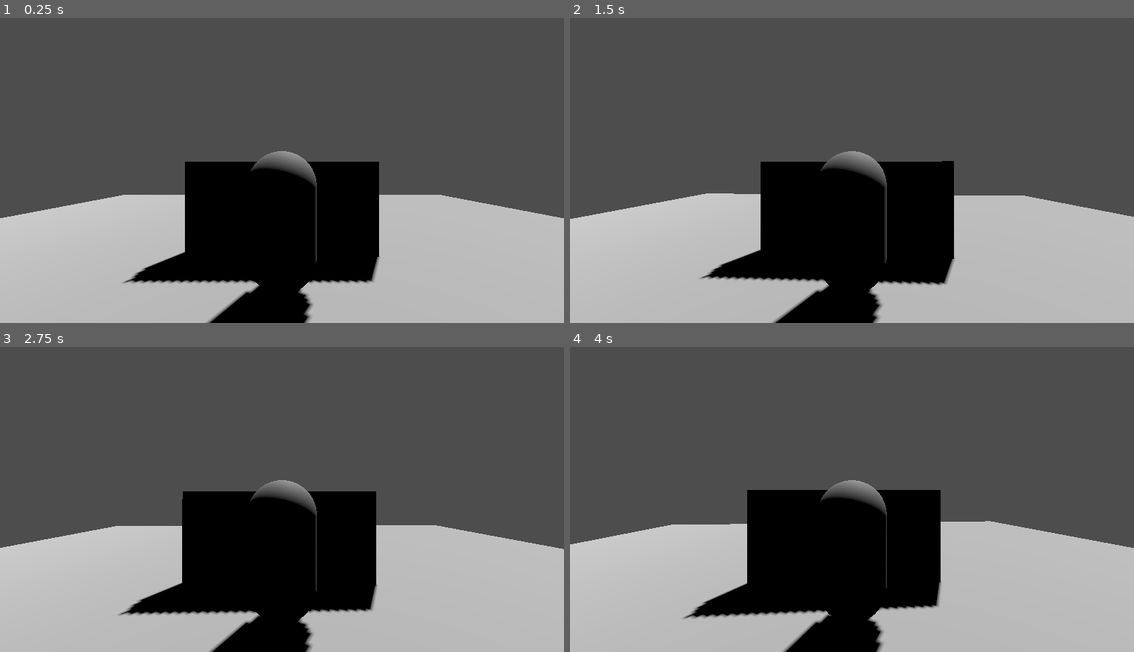
Above: before the commit, frames 1-4 (two rows, left to right).
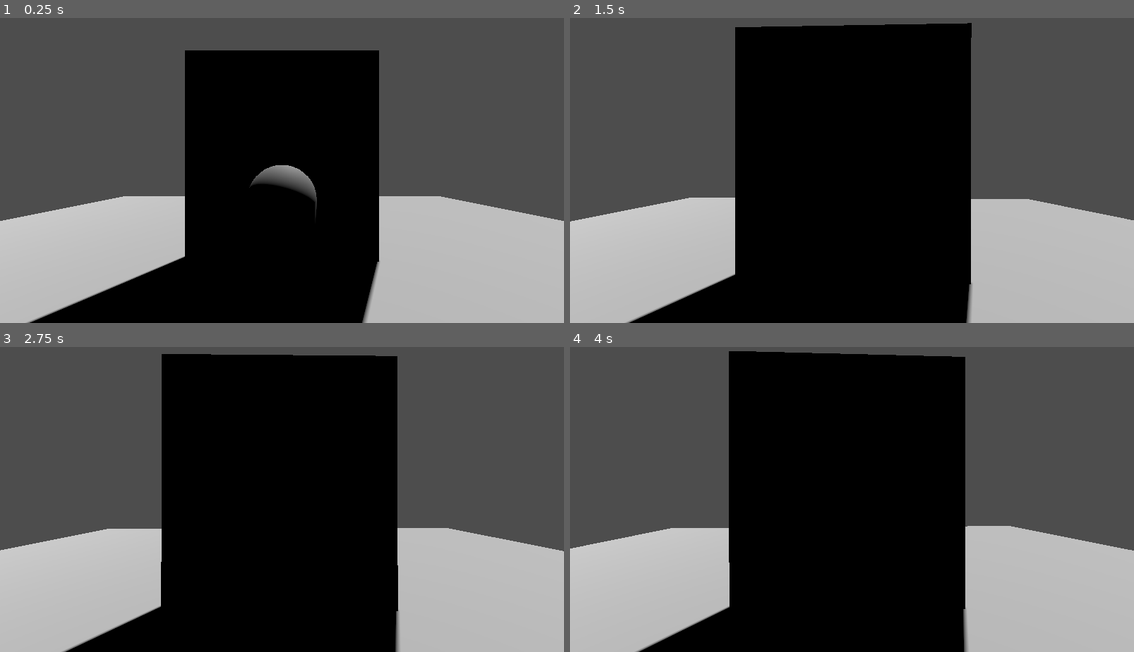
Above: after the commit, the same moments.

Repository: lilsgalo/godot_3rd_person_character_controller
Game: Godot game, scene res://Main.tscn
Same seed, same stepped clock (60 frames per second), same inputs: the game is played once before the commit and once after it. Before the commit the project has no main scene; this scene is started directly in both runs.
Inputs (mouse positions are in pixels of both pictures, inside the frame that each line leads up to):
- Up to frame 1 (0.25 s): no input
- Up to frame 2 (1.5 s): tap Enter at 0.5 s; move the mouse to (880, 164) at 0.52 s; hold Shift (sprint) 0.53-1.28 s; hold W (forward) from 0.53 s (still down); tap Space at 1.25 s; move the mouse to (823, 167) at 1.27 s; tap Shift (sprint) at 1.35 s
- Up to frame 3 (2.75 s): keep holding W (forward); tap Enter at 2 s; move the mouse to (293, 487) at 2.02 s; hold Shift (sprint) from 2.03 s (still down)
- Up to frame 4 (4 s): keep holding W (forward); tap Space at 2.75 s; move the mouse to (846, 499) at 2.77 s; release Shift (sprint) at 2.78 s; tap Shift (sprint) at 2.85 s; tap Enter at 3.5 s; move the mouse to (891, 496) at 3.52 s; hold Shift (sprint) from 3.53 s (still down)

The runs differ from the first frame. In frame 1, 20% of the frame differs, in the area x 0-100%, y 10-100%; in frame 2, 28%, in the area x 0-100%, y 1-100%; in frame 3, 28%; in frame 4, 28%.

Commit message:
added player movement towards camera direction

Diff:
--- a/Main.gd
+++ b/Main.gd
@@ -8,6 +8,9 @@
 
 func _input(event: InputEvent) -> void:
 	if event.is_action_pressed("escape"):
+		get_tree().quit()
+
+	if event.is_action_pressed("f1"):
 		if mouseCaptured:
 			Input.mouse_mode = Input.MOUSE_MODE_VISIBLE
 			mouseCaptured = false
--- a/Main.tscn
+++ b/Main.tscn
@@ -1,22 +1,7 @@
-[gd_scene load_steps=12 format=3 uid="uid://lnpyfg5a8b4r"]
+[gd_scene format=3 uid="uid://lnpyfg5a8b4r"]
 
 [ext_resource type="Script" uid="uid://dhhifv4w5ed3k" path="res://Main.gd" id="1_r0du0"]
-[ext_resource type="Script" uid="uid://cawwqnjn3boev" path="res://Player/Player.gd" id="2_r0du0"]
-[ext_resource type="Script" uid="uid://twfs6aeijxgv" path="res://Player/PlayerCamera.gd" id="3_fos0i"]
-
-[sub_resource type="CapsuleShape3D" id="CapsuleShape3D_lgr22"]
-
-[sub_resource type="CapsuleMesh" id="CapsuleMesh_trn2v"]
-
-[sub_resource type="StandardMaterial3D" id="StandardMaterial3D_r0du0"]
-albedo_color = Color(0.40784314, 1, 1, 1)
-
-[sub_resource type="SphereMesh" id="SphereMesh_cm0pq"]
-material = SubResource("StandardMaterial3D_r0du0")
-height = 0.5
-
-[sub_resource type="SphereShape3D" id="SphereShape3D_r0du0"]
-radius = 0.07
+[ext_resource type="PackedScene" uid="uid://c7mpchsvfm0r8" path="res://Player/Player.tscn" id="2_uu6xs"]
 
 [sub_resource type="StandardMaterial3D" id="StandardMaterial3D_3dxm6"]
 albedo_color = Color(0.7578125, 0.7578125, 0.7578125, 1)
@@ -28,54 +13,25 @@
 [sub_resource type="BoxMesh" id="BoxMesh_cm0pq"]
 size = Vector3(4, 2, 0.5)
 
-[node name="Main" type="Node3D"]
+[node name="Main" type="Node3D" unique_id=1635527177]
 script = ExtResource("1_r0du0")
 
-[node name="DirectionalLight3D" type="DirectionalLight3D" parent="."]
+[node name="DirectionalLight3D" type="DirectionalLight3D" parent="." unique_id=140931439]
 transform = Transform3D(-0.8660254, -0.43301278, 0.25, 0, 0.49999997, 0.86602545, -0.50000006, 0.75, -0.43301266, 0, 7.990693, 0)
 shadow_enabled = true
 
-[node name="Player" type="CharacterBody3D" parent="."]
-transform = Transform3D(1, 0, 0, 0, 1, 0, 0, 0, 1, 0, 1.2, 0)
-collision_mask = 14
-script = ExtResource("2_r0du0")
+[node name="Player" parent="." unique_id=821907494 instance=ExtResource("2_uu6xs")]
+transform = Transform3D(1, 0, 0, 0, 1, 0, 0, 0, 1, 0, 1, 0)
 
-[node name="CollisionShape3D" type="CollisionShape3D" parent="Player"]
-shape = SubResource("CapsuleShape3D_lgr22")
+[node name="Area" type="Node3D" parent="." unique_id=1542558787]
 
-[node name="MeshRoot" type="Node3D" parent="Player"]
-
-[node name="PlayerMesh" type="MeshInstance3D" parent="Player/MeshRoot"]
-mesh = SubResource("CapsuleMesh_trn2v")
-skeleton = NodePath("../..")
-
-[node name="Glasses" type="MeshInstance3D" parent="Player/MeshRoot/PlayerMesh"]
-transform = Transform3D(0.9445855, 0, 0, 0, 1.5787053, 0, 0, 0, 1, 0, 0.4939959, -0.019959807)
-mesh = SubResource("SphereMesh_cm0pq")
-
-[node name="CameraRoot" type="Node3D" parent="Player"]
-transform = Transform3D(1, 0, 0, 0, 1, 0, 0, 0, 1, 0, 1.1391876, 0)
-script = ExtResource("3_fos0i")
-
-[node name="CamH" type="Node3D" parent="Player/CameraRoot"]
-transform = Transform3D(1, 0, 0, 0, 1, 0, 0, 0, 1, 0, -0.33760476, 0)
-
-[node name="CamV" type="Node3D" parent="Player/CameraRoot/CamH"]
-
-[node name="CameraArm" type="SpringArm3D" parent="Player/CameraRoot/CamH/CamV"]
-shape = SubResource("SphereShape3D_r0du0")
-spring_length = 3.0
-
-[node name="Camera" type="Camera3D" parent="Player/CameraRoot/CamH/CamV/CameraArm"]
-
-[node name="Area" type="Node3D" parent="."]
-
-[node name="Ground" type="CSGMesh3D" parent="Area"]
+[node name="Ground" type="CSGMesh3D" parent="Area" unique_id=1643899743]
 use_collision = true
 collision_layer = 2
 mesh = SubResource("BoxMesh_7dm0k")
 
-[node name="Wall" type="CSGMesh3D" parent="Area"]
-transform = Transform3D(1, 0, 0, 0, 1, 0, 0, 0, 1, 0, 1.070091, -1.5171711)
+[node name="Wall" type="CSGMesh3D" parent="Area" unique_id=1822559874]
+transform = Transform3D(1, 0, 0, 0, 2.221802, 0, 0, 0, 1, 0, 2.2462835, -1.5171711)
 use_collision = true
+collision_layer = 4
 mesh = SubResource("BoxMesh_cm0pq")
--- /dev/null
+++ b/Player/MovementController.gd
@@ -0,0 +1,32 @@
+extends Node
+
+@export var Player: CharacterBody3D
+@export var MeshRoot: Node3D
+@export var RotationSpeed: float = 8
+
+var Direction: Vector3
+var Velocity: Vector3
+var Acceleration: float
+var Speed: float
+var CameraRotation: float
+
+func _physics_process(delta: float) -> void:
+	Velocity.x = Speed * Direction.normalized().x
+	Velocity.z = Speed * Direction.normalized().z
+
+	Player.velocity = Player.velocity.lerp(Velocity, Acceleration * delta)
+	Player.move_and_slide()
+
+	var targetDirection = Vector3(-Direction.x, Direction.y, -Direction.z)
+	var targetRotation = atan2(targetDirection.x, targetDirection.z) - Player.rotation.y
+	MeshRoot.rotation.y = lerp_angle(MeshRoot.rotation.y, targetRotation, RotationSpeed * delta)
+
+func _on_player_set_movement_state(movementState: MovementState) -> void:
+	Speed = movementState.MovementSpeed
+	Acceleration = movementState.Acceleration
+
+func _on_player_set_movement_direction(movementDirection: Vector3) -> void:
+	Direction = movementDirection.rotated(Vector3.UP, CameraRotation)
+
+func _on_camera_root_set_camera_rotation(cameraRotation: float) -> void:
+	CameraRotation = cameraRotation
--- a/Player/Player.gd
+++ b/Player/Player.gd
@@ -1,19 +1,35 @@
 extends CharacterBody3D
 signal SetMovementState(movementState: MovementState)
+signal SetMovementDirection(movementDirection: Vector3)
 
 var MovementStates: Dictionary = {
-	"idle": "uid://cp4hibt7k7ajl",
-	"walk": "uid://tuwq3y8d4s1i",
-	"run": "uid://bisq4xxmxfruh"
+	"idle": preload("uid://cp4hibt7k7ajl"),
+	"walk": preload("uid://tuwq3y8d4s1i"),
+	"run": preload("uid://bisq4xxmxfruh"),
 }
 
 var MovementDirection: Vector3
 
 func _ready() -> void:
 	SetMovementState.emit(MovementStates["idle"])
+	SetMovementDirection.emit(Vector3.FORWARD)
 
 func _input(event: InputEvent) -> void:
-	#var input_dir = Input.get_vector("left", "right", "up", "down")
 	if event.is_action("movement"):
-		MovementDirection.x = Input.get_action_strength("left") - Input.get_action_strength("right")
-		MovementDirection.y = Input.get_action_strength("forward") - Input.get_action_strength("back")
+		MovementDirection.x = Input.get_action_strength("right") - Input.get_action_strength("left")
+		MovementDirection.z = Input.get_action_strength("back") - Input.get_action_strength("forward")
+
+		if IsMoving():
+			if Input.is_action_pressed("sprint"):
+				SetMovementState.emit(MovementStates["run"])
+			else:
+				SetMovementState.emit(MovementStates["walk"])
+		else:
+			SetMovementState.emit(MovementStates["idle"])
+
+func _physics_process(_delta: float) -> void:
+	if IsMoving():
+		SetMovementDirection.emit(MovementDirection)
+
+func IsMoving() -> bool:
+	return abs(MovementDirection.x) > 0 or abs(MovementDirection.z) > 0
--- /dev/null
+++ b/Player/Player.tscn
@@ -0,0 +1,60 @@
+[gd_scene format=3 uid="uid://c7mpchsvfm0r8"]
+
+[ext_resource type="Script" uid="uid://cawwqnjn3boev" path="res://Player/Player.gd" id="1_tok1r"]
+[ext_resource type="Script" uid="uid://cj86v4pqjqqlu" path="res://Player/MovementController.gd" id="2_ddoul"]
+[ext_resource type="Script" uid="uid://twfs6aeijxgv" path="res://Player/PlayerCamera.gd" id="3_8g4oa"]
+
+[sub_resource type="CapsuleShape3D" id="CapsuleShape3D_lgr22"]
+
+[sub_resource type="CapsuleMesh" id="CapsuleMesh_trn2v"]
+
+[sub_resource type="StandardMaterial3D" id="StandardMaterial3D_r0du0"]
+albedo_color = Color(0.40784314, 1, 1, 1)
+
+[sub_resource type="SphereMesh" id="SphereMesh_cm0pq"]
+material = SubResource("StandardMaterial3D_r0du0")
+height = 0.5
+
+[sub_resource type="SphereShape3D" id="SphereShape3D_r0du0"]
+radius = 0.07
+
+[node name="Player" type="CharacterBody3D" unique_id=821907494]
+collision_mask = 14
+script = ExtResource("1_tok1r")
+
+[node name="MovementController" type="Node" parent="." unique_id=326751597 node_paths=PackedStringArray("Player", "MeshRoot")]
+script = ExtResource("2_ddoul")
+Player = NodePath("..")
+MeshRoot = NodePath("../MeshRoot")
+
+[node name="CollisionShape3D" type="CollisionShape3D" parent="." unique_id=15251619]
+shape = SubResource("CapsuleShape3D_lgr22")
+
+[node name="MeshRoot" type="Node3D" parent="." unique_id=1023084362]
+
+[node name="PlayerMesh" type="MeshInstance3D" parent="MeshRoot" unique_id=855179719]
+mesh = SubResource("CapsuleMesh_trn2v")
+skeleton = NodePath("../..")
+
+[node name="Glasses" type="MeshInstance3D" parent="MeshRoot/PlayerMesh" unique_id=1223592011]
+transform = Transform3D(0.9445855, 0, 0, 0, 1.5787053, 0, 0, 0, 1, 0, 0.4939959, -0.019959807)
+mesh = SubResource("SphereMesh_cm0pq")
+
+[node name="CameraRoot" type="Node3D" parent="." unique_id=1641256040]
+transform = Transform3D(1, 0, 0, 0, 1, 0, 0, 0, 1, 0, 1, 0)
+script = ExtResource("3_8g4oa")
+
+[node name="CamH" type="Node3D" parent="CameraRoot" unique_id=499330092]
+
+[node name="CamV" type="Node3D" parent="CameraRoot/CamH" unique_id=259139623]
+
+[node name="CameraArm" type="SpringArm3D" parent="CameraRoot/CamH/CamV" unique_id=1249993435]
+collision_mask = 6
+shape = SubResource("SphereShape3D_r0du0")
+spring_length = 3.0
+
+[node name="Camera" type="Camera3D" parent="CameraRoot/CamH/CamV/CameraArm" unique_id=1647283759]
+
+[connection signal="SetMovementDirection" from="." to="MovementController" method="_on_player_set_movement_direction"]
+[connection signal="SetMovementState" from="." to="MovementController" method="_on_player_set_movement_state"]
+[connection signal="SetCameraRotation" from="CameraRoot" to="MovementController" method="_on_camera_root_set_camera_rotation"]
--- a/Player/PlayerCamera.gd
+++ b/Player/PlayerCamera.gd
@@ -1,4 +1,5 @@
 extends Node3D
+signal SetCameraRotation(cameraRotation: float)
 
 @onready var CamH: Node3D = $CamH # yaw
 @onready var CamV: Node3D = $CamH/CamV # pitch
@@ -10,8 +11,8 @@
 var horizontal: float = 0.0
 var vertical: float = 0.0
 
-var h_acc: float = 15.0
-var v_acc: float = 15.0
+var h_acc: float = 30.0
+var v_acc: float = 30.0
 
 func _input(event: InputEvent) -> void:
 	if event is InputEventMouseMotion:
@@ -20,9 +21,11 @@
 
 func _physics_process(delta: float) -> void:
 	# smooth camera
-	CamH.rotation_degrees.y = lerp(CamH.rotation_degrees.y, horizontal, h_acc * delta)
-	CamV.rotation_degrees.x = lerp(CamV.rotation_degrees.x, vertical, v_acc * delta)
+	#CamH.rotation_degrees.y = lerp(CamH.rotation_degrees.y, horizontal, h_acc * delta)
+	#CamV.rotation_degrees.x = lerp(CamV.rotation_degrees.x, vertical, v_acc * delta)
 
 	# not smooth camera
-	#CamV.rotation_degrees.x = vertical
-	#CamH.rotation_degrees.y = horizontal
+	CamV.rotation_degrees.x = vertical * (v_acc * delta)
+	CamH.rotation_degrees.y = horizontal * (h_acc * delta)
+
+	SetCameraRotation.emit(CamH.rotation.y)
--- a/project.godot
+++ b/project.godot
@@ -8,16 +8,25 @@
 
 config_version=5
 
+[animation]
+
+compatibility/default_parent_skeleton_in_mesh_instance_3d=true
+
 [application]
 
 config/name="Third person player controller"
-config/features=PackedStringArray("4.5", "Forward Plus")
+run/main_scene="uid://lnpyfg5a8b4r"
+config/features=PackedStringArray("4.6", "Forward Plus")
 config/icon="res://icon.svg"
 
 [editor]
 
 naming/scene_name_casing=1
 naming/script_name_casing=1
+
+[editor_plugins]
+
+enabled=PackedStringArray("res://addons/ridiculous_coding/plugin.cfg")
 
 [input]
 
@@ -66,6 +75,11 @@
 , Object(InputEventKey,"resource_local_to_scene":false,"resource_name":"","device":-1,"window_id":0,"alt_pressed":false …(186 unchanged characters)…
 ]
 }
+f1={
+"deadzone": 0.2,
+"events": [Object(InputEventKey,"resource_local_to_scene":false,"resource_name":"","device":-1,"window_id":0,"alt_pressed":false,"shift_pressed":false,"ctrl_pressed":false,"meta_pressed":false,"pressed":false,"keycode":0,"physical_keycode":4194332,"key_label":0,"unicode":0,"location":0,"echo":false,"script":null)
+]
+}
 
 [layer_names]
 
Not shown, added: Player/MovementController.gd.uid
Not shown, changed: .gitignore
